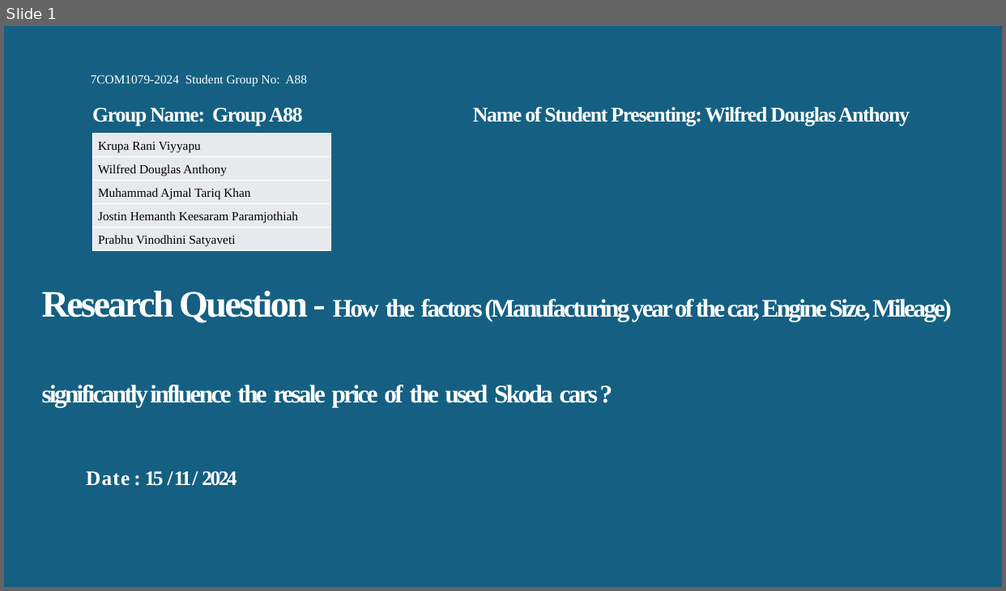
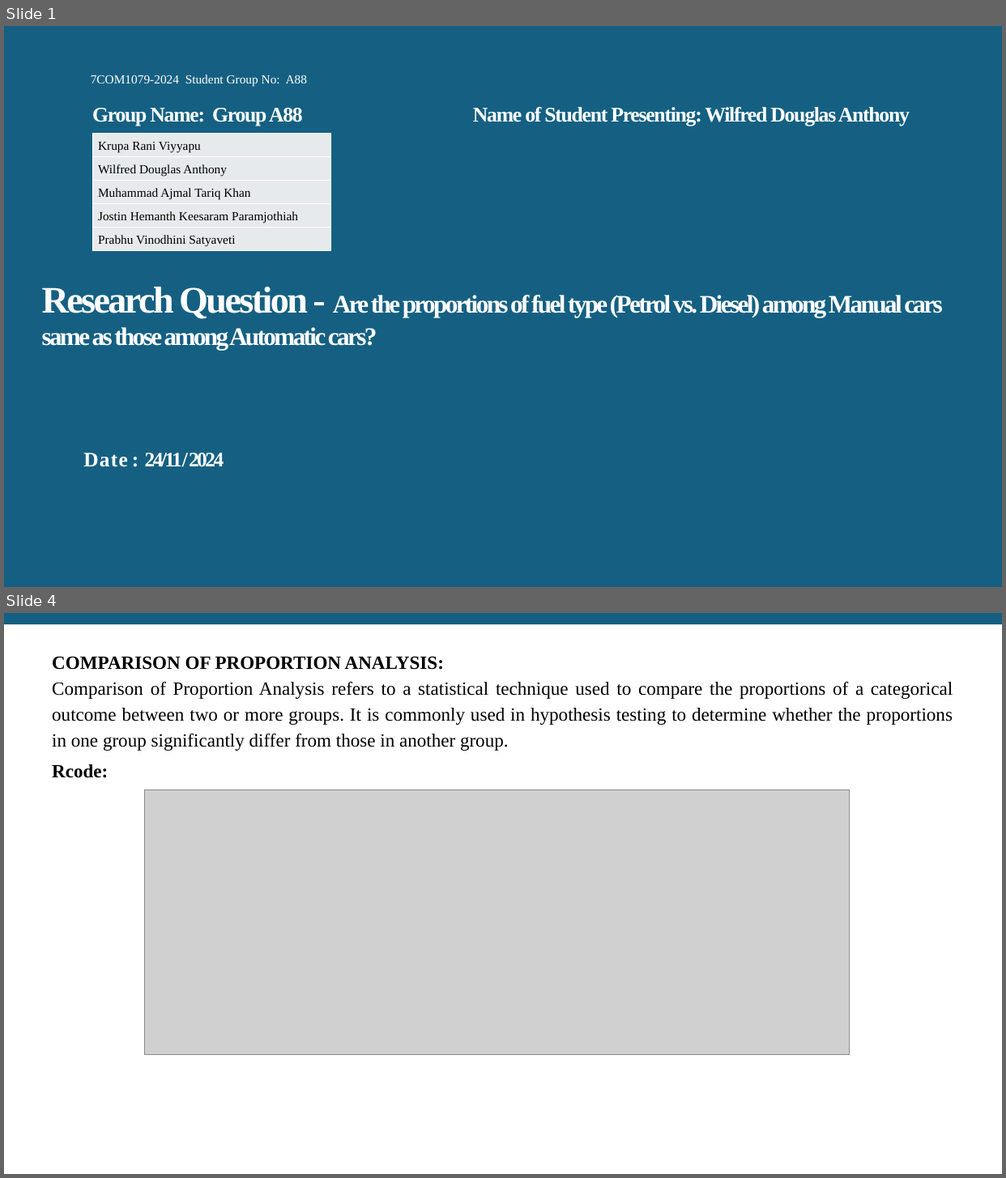
Before and after one commit to KrupaRaniHerts/Group88, a slide deck: 7COM1079-Tutorial_4.pptx. Shown one above the other, each under a label of ours: slide 1 before the commit, slides 1 and 4 after it; the slides between them are not shown. The pictures are 1006x591 and 1006x1178 pixels, drawn with LibreOffice and Linux fonts; fonts in the diff are those of the drawing; grey boxes stand for pictures; background and template pictures are left out. Boxes give left, top, right and bottom in pixels: in the first picture for what was removed or moved away, otherwise in the second. Text is boxed around its words. In the diff, an @@ line names an element or a change of style, - is before the commit and + after.

Commit message:
Modified Comparison of Analysis PPT

```diff
--- a/7COM1079-Tutorial_4.pptx
+++ b/7COM1079-Tutorial_4.pptx
@@ slide 4 added at (x1=4, y1=613, x2=1002, y2=1174), background #FFFFFF @@
@@ rectangle added at (x1=4, y1=613, x2=1002, y2=624), fill #156082 @@
@@ text added at (x1=52, y1=656, x2=953, y2=778), 18 pt, text #000000 @@
+COMPARISON OF PROPORTION ANALYSIS:
+Comparison of Proportion Analysis refers to a statistical technique used to compare the proportions of a categorical outcome between two or more groups. It is commonly used in hypothesis testing to determine whether the proportions in one group significantly differ from those in another group.
+Rcode:
@@ picture added at (x1=145, y1=790, x2=849, y2=1054) @@
@@ slide 1 changed as well @@
@@ title at (x1=42, y1=287, x2=942, y2=467): text changed @@
-Research Question - How the factors (Manufacturing year of the car, Engine Size, Mileage) significantly influence the resale price of the used Skoda cars ?
-D a t e : 15 / 11 / 2024
+Research Question - Are the proportions of fuel type (Petrol vs. Diesel) among Manual cars same as those among Automatic cars?
+D a t e : 24/11/ 2024
```
Also in this commit, not shown: 2 other slides changed, 2 other slides added, 4 slides removed.
